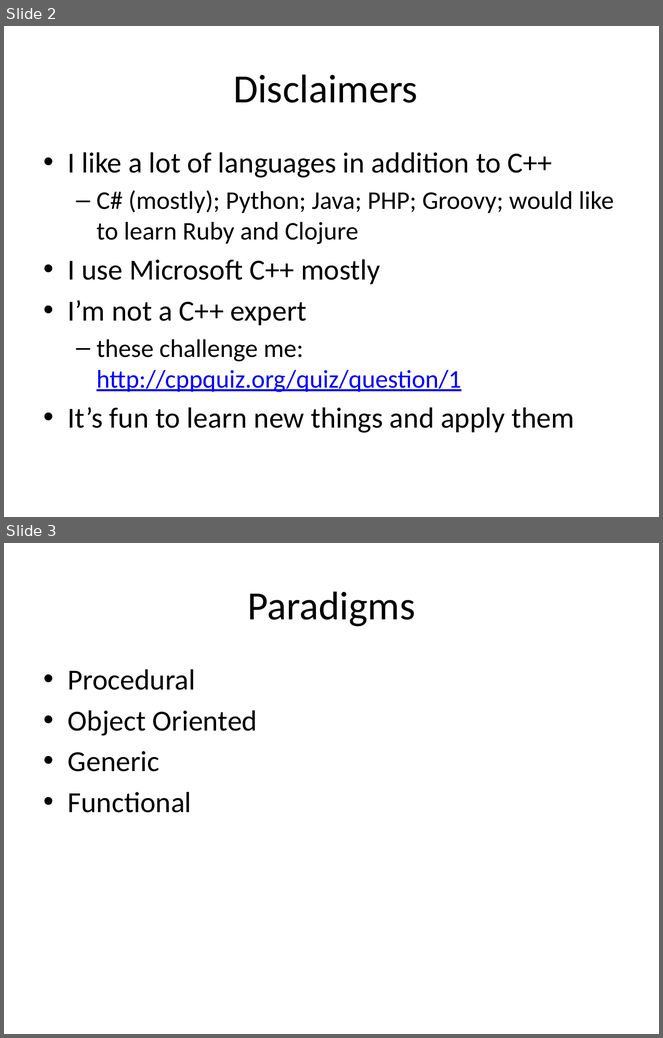
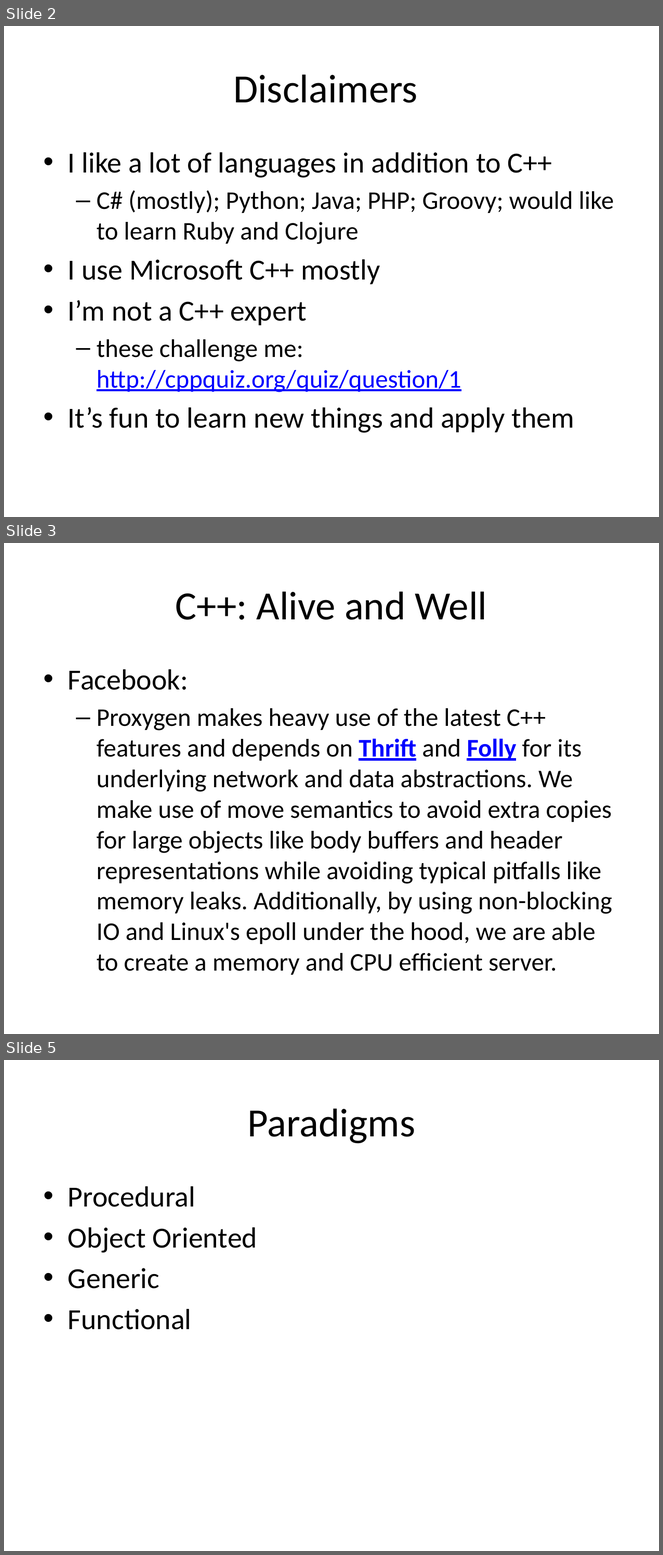
Before and after one commit to fellmad/FunWithCpp11, a slide deck: doc/Fun_with_C++11.pptx. Shown one above the other, each under a label of ours: slides 2 and 3 before the commit, slides 2, 3 and 5 after it; the slides between them are not shown. The pictures are 663x1038 and 663x1555 pixels, drawn with LibreOffice and Linux fonts; fonts in the diff are those of the drawing. Boxes give left, top, right and bottom in pixels: in the first picture for what was removed or moved away, otherwise in the second. Text is boxed around its words. In the diff, an @@ line names an element or a change of style, - is before the commit and + after.

Commit message:
pptx

```diff
--- a/doc/Fun_with_C++11.pptx
+++ b/doc/Fun_with_C++11.pptx
@@ slide 3 added at [4, 543, 659, 1034], background #FFFFFF @@
@@ title added at [175, 591, 487, 620], 44 pt, text #000000 @@
+C++: Alive and Well
@@ text added at [68, 669, 612, 975], 28 pt, text #000000 @@
+• Facebook:
+  – Proxygen makes heavy use of the latest C++ features and depends on Thrift and Folly for its underlying network and data abstractions. We make use of move semantics to avoid extra copies for large objects like body buffers and header representations while avoiding typical pitfalls like memory leaks. Additionally, by using non-blocking IO and Linux's epoll under the hood, we are able to create a memory and CPU efficient server.
@@ what was slide 3 is now slide 5 @@
```
Also in this commit, not shown: 3 other slides added.
